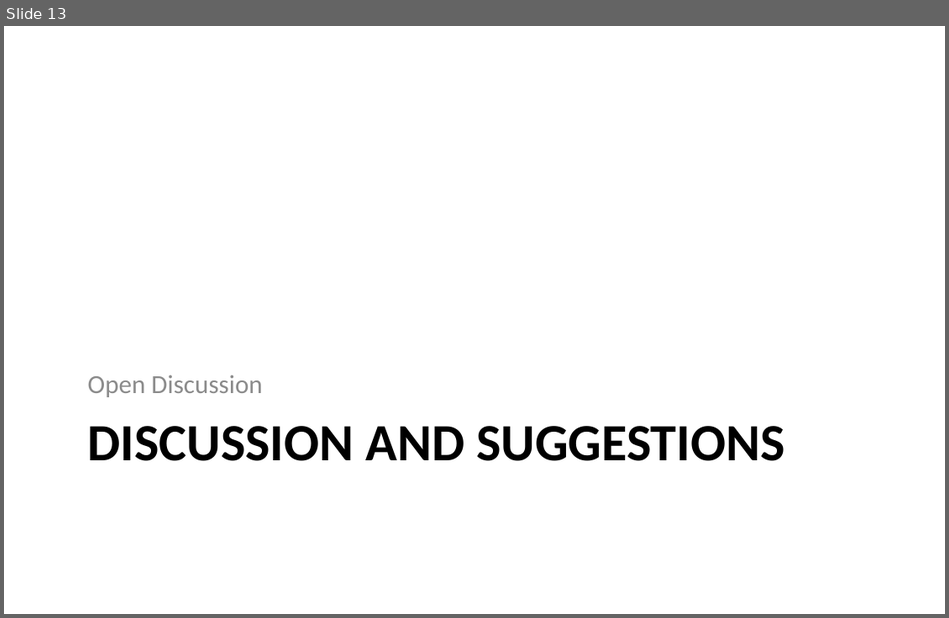
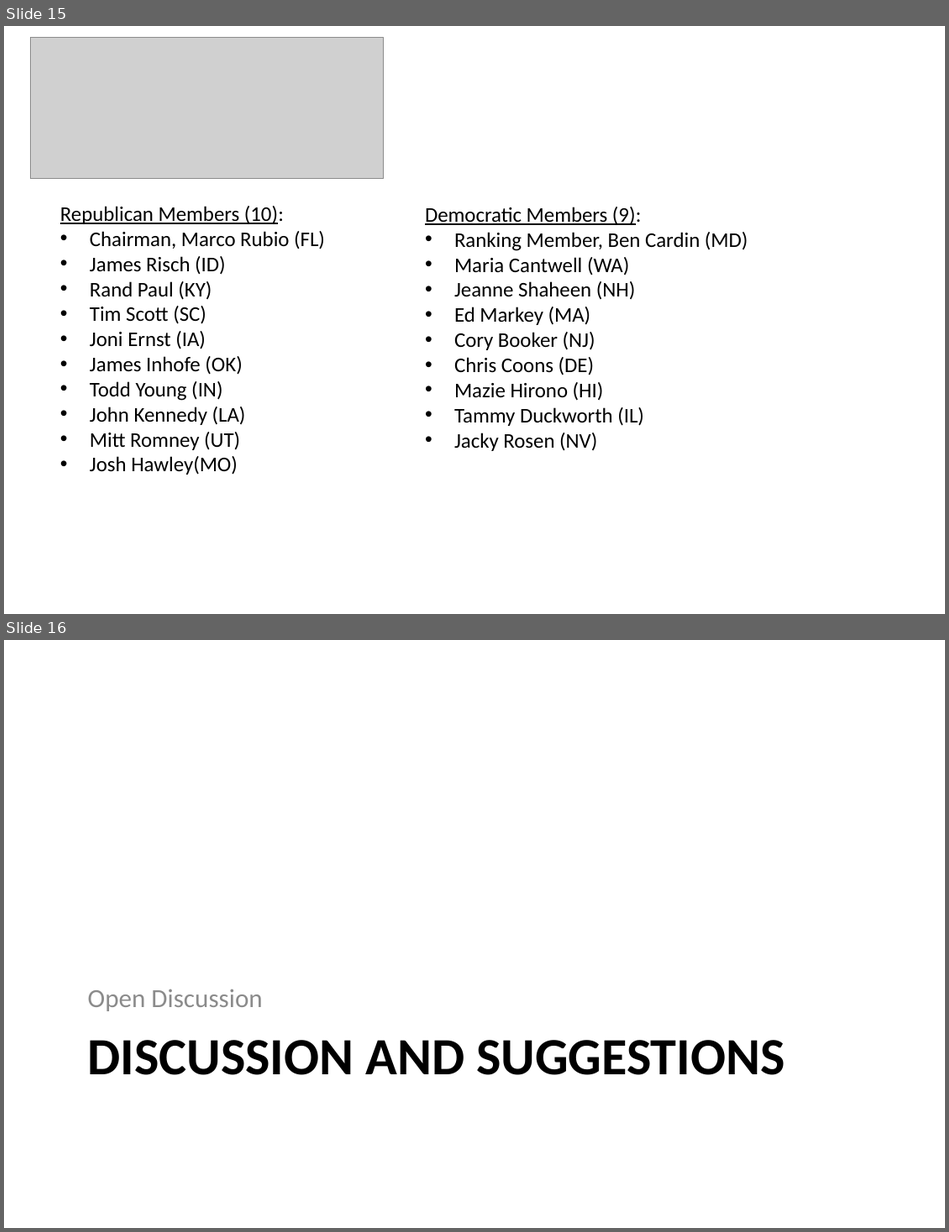
Before and after one commit to SLU-Courses-Townes/POLS6310, a slide deck: FinalProject/Docs/Townes_POLS6310_2019_Spring_FinalProject_Presentation_v00.pptx. Shown one above the other, each under a label of ours: slide 13 before the commit, slides 15 and 16 after it. The pictures are 949x618 and 949x1232 pixels, drawn with LibreOffice and Linux fonts; fonts in the diff are those of the drawing; grey boxes stand for pictures. Boxes give left, top, right and bottom in pixels: in the first picture for what was removed or moved away, otherwise in the second. Text is boxed around its words. In the diff, an @@ line names an element or a change of style, - is before the commit and + after.

```diff
--- a/FinalProject/Docs/Townes_POLS6310_2019_Spring_FinalProject_Presentation_v00.pptx
+++ b/FinalProject/Docs/Townes_POLS6310_2019_Spring_FinalProject_Presentation_v00.pptx
@@ slide 15 added at (4, 26, 945, 614), background #FFFFFF @@
@@ picture added at (30, 37, 383, 178) @@
@@ text added at (60, 206, 325, 475), 16 pt, text #000000 @@
+Republican Members (10):
+• Chairman, Marco Rubio (FL)
+• James Risch (ID)
+• Rand Paul (KY)
+• Tim Scott (SC)
+• Joni Ernst (IA)
+• James Inhofe (OK)
+• Todd Young (IN)
+• John Kennedy (LA)
+• Mitt Romney (UT)
+• Josh Hawley(MO)
@@ text added at (425, 207, 748, 451), 16 pt, text #000000 @@
+Democratic Members (9):
+• Ranking Member, Ben Cardin (MD)
+• Maria Cantwell (WA)
+• Jeanne Shaheen (NH)
+• Ed Markey (MA)
+• Cory Booker (NJ)
+• Chris Coons (DE)
+• Mazie Hirono (HI)
+• Tammy Duckworth (IL)
+• Jacky Rosen (NV)
@@ what was slide 13 is now slide 16 @@
```
Also in this commit, not shown: 2 slides changed, 3 other slides added, 1 slide removed.
